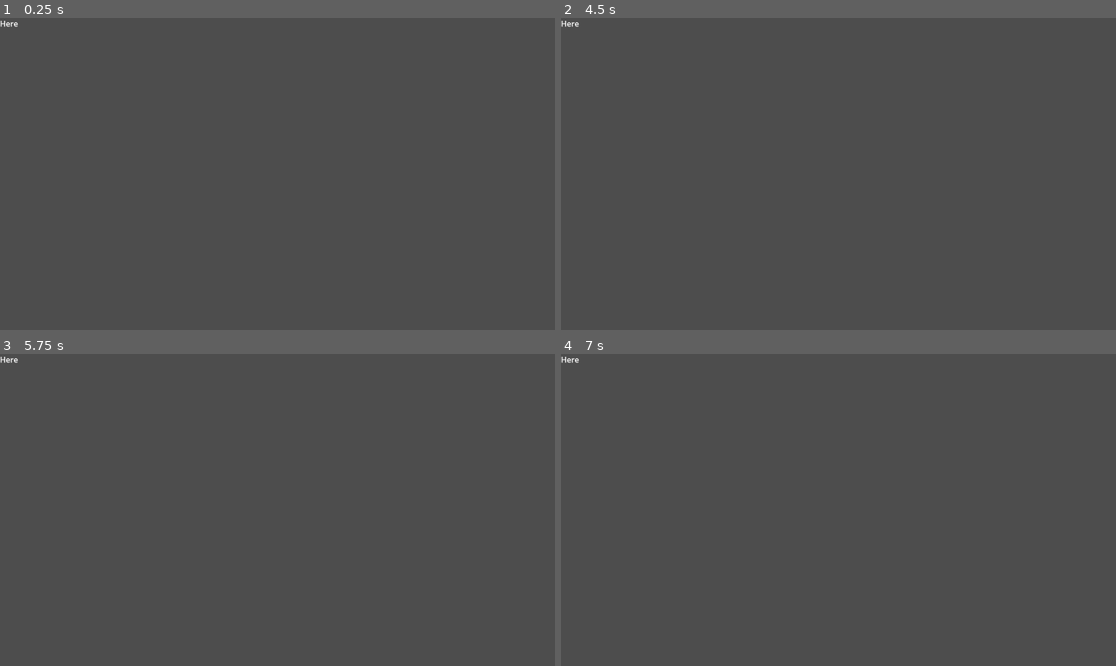
Above: before the commit, frames 1-4 (two rows, left to right).
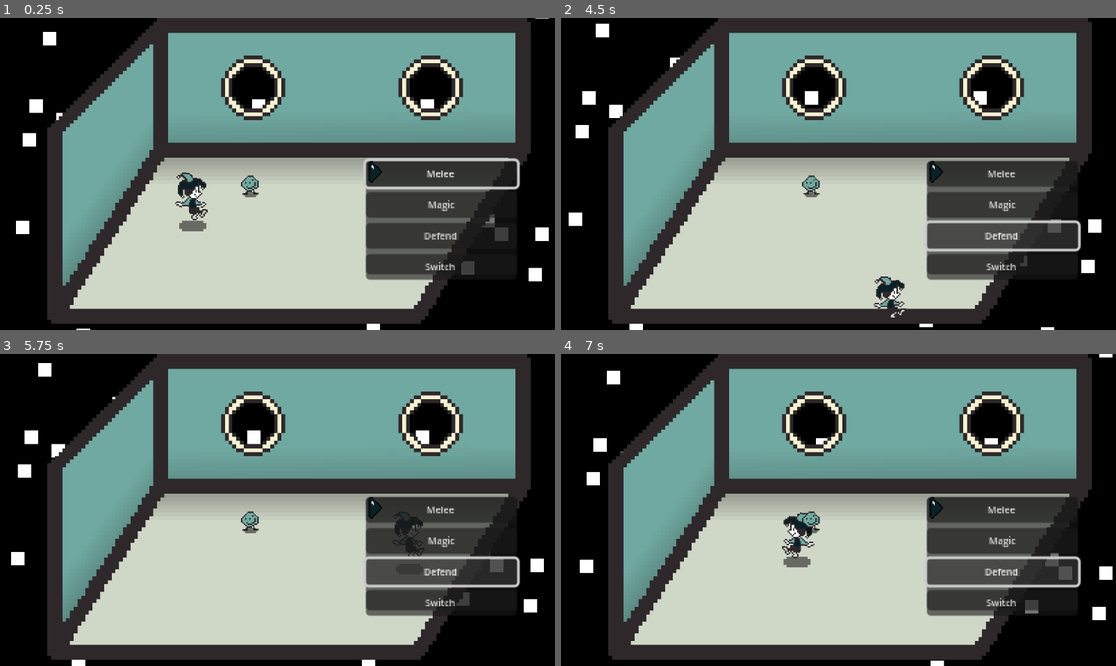
Above: after the commit, the same moments.

Repository: eddiecasti280/rpgGame
Game: Godot game, scene res://main_2d.tscn
The game is run twice, just before and just after one commit, with the same random seed, the same clock (stepped at 60 frames per second) and the same inputs. Before the commit the project starts from res://node_2d.tscn.
Inputs (mouse positions are in pixels of both pictures, inside the frame that each line leads up to):
- Up to frame 1 (0.25 s): no input
- Up to frame 2 (4.5 s): click (1005, 174) at 0.5 s, where only the run after the commit has a clickable "Melee"; click (1005, 205) at 1.25 s, where only the run after the commit has a clickable "Magic"; click (1005, 236) at 2 s, where only the run after the commit has a clickable "Defend"; hold D (move_right, bound only after the commit) 2.78-3.53 s; hold S (move_down, bound only after the commit) 3.53-4.28 s; hold D (move_right, bound only after the commit) from 4.28 s (still down)
- Up to frame 3 (5.75 s): release D (move_right, bound only after the commit) at 5.03 s; hold W (move_up, bound only after the commit) from 5.03 s (still down)
- Up to frame 4 (7 s): release W (move_up, bound only after the commit) at 5.78 s; hold A (move_left, bound only after the commit) from 5.78 s (still down)

The runs differ from the first frame. In frame 1, 94% of the frame differs, in the area x 0-100%, y 0-100%; in frame 2, 95%; in frame 3, 95%; in frame 4, 95%.

Commit message:
Initial game state

Diff:
--- /dev/null
+++ b/Button.gd
@@ -0,0 +1,14 @@
+extends Button
+@onready var animated_sprite_2d = $"../../AnimatedSprite2D"
+@onready var button = $"."
+
+
+# Called when the node enters the scene tree for the first time.
+func _ready():
+	grab_focus()
+
+
+
+# Called every frame. 'delta' is the elapsed time since the previous frame.
+func _process(delta):
+	pass
--- /dev/null
+++ b/CharacterBody2D.gd
@@ -0,0 +1,36 @@
+extends CharacterBody2D
+@onready var jester = $jester
+
+const SPEED = 300.0
+const JUMP_VELOCITY = -400.0
+
+# delta in ms
+func _physics_process(delta):
+
+	# Get the input direction and handle the movement/deceleration.
+	# As good practice, you should replace UI actions with custom gameplay actions.
+
+	var direction = Input.get_vector("move_left", "move_right", "move_up", "move_down")
+
+	# if direction input provided
+	if direction:
+		velocity = direction * SPEED
+	else:
+		# velocity.x and velocity.y are both scalars
+		velocity.x = move_toward(velocity.x, 0, SPEED)
+		velocity.y = move_toward(velocity.y, 0, SPEED)
+
+	# changes global position relative to given info.
+	move_and_slide()
+
+	if Input.is_action_just_pressed("move_left"):
+		jester.flip_h = true
+	if Input.is_action_just_pressed("move_right"):\
+		jester.flip_h = false
+
+
+func _on_interact_area_body_entered(body):
+	body.get_parent().display_message()
+
+func _on_interact_area_body_exited(body):
+	body.get_parent().hide_message()
--- /dev/null
+++ b/Entity/minion.tscn
@@ -0,0 +1,20 @@
+[gd_scene load_steps=6 format=3 uid="uid://bgoqfch7fexlt"]
+
+[ext_resource type="Texture2D" uid="uid://55d3tjfxyg6o" path="res://src/magick_ball.png" id="1_bl3h3"]
+[ext_resource type="Shader" path="res://minion.gdshader" id="1_bsr0q"]
+[ext_resource type="Texture2D" uid="uid://cja60ssombmhe" path="res://src/shadow.png" id="3_ocx6o"]
+[ext_resource type="Script" path="res://Entity/minion_shadow.gd" id="4_l13dj"]
+
+[sub_resource type="ShaderMaterial" id="ShaderMaterial_i47sq"]
+shader = ExtResource("1_bsr0q")
+
+[node name="Minion" type="Node2D"]
+
+[node name="minion" type="Sprite2D" parent="."]
+material = SubResource("ShaderMaterial_i47sq")
+texture = ExtResource("1_bl3h3")
+
+[node name="minion_shadow" type="Sprite2D" parent="."]
+position = Vector2(0, 8)
+texture = ExtResource("3_ocx6o")
+script = ExtResource("4_l13dj")
--- /dev/null
+++ b/Entity/minion_shadow.gd
@@ -0,0 +1,10 @@
+extends Sprite2D
+
+# Called when the node enters the scene tree for the first time.
+func _ready():
+	modulate.a = 0.5
+
+
+# Called every frame. 'delta' is the elapsed time since the previous frame.
+func _process(delta):
+	pass
--- /dev/null
+++ b/VBoxContainer.gd
@@ -0,0 +1,11 @@
+extends VBoxContainer
+
+
+# Called when the node enters the scene tree for the first time.
+func _ready():
+	pass
+
+
+# Called every frame. 'delta' is the elapsed time since the previous frame.
+func _process(delta):
+	pass
--- /dev/null
+++ b/block.gd
@@ -0,0 +1,26 @@
+extends Node2D
+@onready var label = $Label
+@onready var progress_bar = $ProgressBar
+@onready var hurt = $ProgressBar/hurt
+
+# Called when the node enters the scene tree for the first time.
+func _ready():
+	pass # Replace with function body.
+
+
+# Called every frame. 'delta' is the elapsed time since the previous frame.
+func _process(delta):
+	if progress_bar.value == 100:
+		progress_bar.hide()
+	else:
+		progress_bar.show()
+
+func display_message():
+	label.show()
+
+func hide_message():
+	label.hide()
+
+func get_hurt():
+	progress_bar.value -= 10
+	hurt.play()
--- /dev/null
+++ b/block.tscn
@@ -0,0 +1,41 @@
+[gd_scene load_steps=5 format=3 uid="uid://crlgqoun6d4hb"]
+
+[ext_resource type="Script" path="res://block.gd" id="1_2ulj5"]
+[ext_resource type="Texture2D" uid="uid://c47w48ulae22p" path="res://src/block.png" id="1_xnrbk"]
+[ext_resource type="AudioStream" uid="uid://dvboyyb0kbrhy" path="res://src/OOF.mp3" id="3_xsm81"]
+
+[sub_resource type="RectangleShape2D" id="RectangleShape2D_rxe4h"]
+
+[node name="Node2D" type="Node2D"]
+scale = Vector2(10, 10)
+script = ExtResource("1_2ulj5")
+
+[node name="Sprite2D" type="Sprite2D" parent="."]
+texture = ExtResource("1_xnrbk")
+
+[node name="StaticBody2D" type="StaticBody2D" parent="."]
+collision_layer = 7
+collision_mask = 7
+
+[node name="CollisionShape2D" type="CollisionShape2D" parent="StaticBody2D"]
+scale = Vector2(0.78, 0.78)
+shape = SubResource("RectangleShape2D_rxe4h")
+
+[node name="Label" type="Label" parent="."]
+visible = false
+offset_right = 40.0
+offset_bottom = 23.0
+text = "hey"
+
+[node name="ProgressBar" type="ProgressBar" parent="."]
+offset_left = 9.9
+offset_top = -14.2
+offset_right = 13.9
+offset_bottom = 12.8
+scale = Vector2(0.245, 0.245)
+value = 100.0
+rounded = true
+fill_mode = 1
+
+[node name="hurt" type="AudioStreamPlayer" parent="ProgressBar"]
+stream = ExtResource("3_xsm81")
--- /dev/null
+++ b/character_body_2d.gdshader
@@ -0,0 +1,15 @@
+shader_type canvas_item;
+uniform sampler2D SCREEN_TEXTURE : hint_screen_texture, filter_linear_mipmap;
+//uniform sampler2D distortionTexture;
+
+void fragment() {
+	vec4 pixelColor = texture(TEXTURE, UV);
+	//COLOR = screenColor;
+	//COLOR = pixelColor;
+	//COLOR.rgb = COLOR.gbr;
+	//COLOR = screenColor;
+}
+
+void vertex() {
+	VERTEX.y += sin(TIME + VERTEX.y + VERTEX.x) * 5.0;
+}
--- /dev/null
+++ b/character_body_2d.tscn
@@ -0,0 +1,46 @@
+[gd_scene load_steps=9 format=3 uid="uid://cgvpxqbnx0fqy"]
+
+[ext_resource type="Script" path="res://CharacterBody2D.gd" id="1_r2aj1"]
+[ext_resource type="Texture2D" uid="uid://cja60ssombmhe" path="res://src/shadow.png" id="2_crkk5"]
+[ext_resource type="Texture2D" uid="uid://dt8uu6810rg4k" path="res://src/resized_jester.png" id="2_t4yam"]
+[ext_resource type="Shader" path="res://character_body_2d.gdshader" id="3_ayhia"]
+[ext_resource type="Script" path="res://shadow.gd" id="3_vdam5"]
+
+[sub_resource type="ShaderMaterial" id="ShaderMaterial_cow1w"]
+resource_local_to_scene = true
+shader = ExtResource("3_ayhia")
+
+[sub_resource type="CapsuleShape2D" id="CapsuleShape2D_d4ou1"]
+
+[sub_resource type="CircleShape2D" id="CircleShape2D_63hyx"]
+
+[node name="CharacterBody2D" type="CharacterBody2D"]
+scale = Vector2(7, 7)
+script = ExtResource("1_r2aj1")
+
+[node name="shadow" type="Sprite2D" parent="."]
+position = Vector2(0, 22.8571)
+scale = Vector2(2, 2)
+texture = ExtResource("2_crkk5")
+script = ExtResource("3_vdam5")
+
+[node name="jester" type="Sprite2D" parent="."]
+material = SubResource("ShaderMaterial_cow1w")
+texture = ExtResource("2_t4yam")
+metadata/_edit_group_ = true
+
+[node name="CollisionShape2D" type="CollisionShape2D" parent="."]
+visible = false
+scale = Vector2(0.7, 0.7)
+shape = SubResource("CapsuleShape2D_d4ou1")
+
+[node name="interact_area" type="Area2D" parent="."]
+collision_layer = 2
+collision_mask = 2
+
+[node name="interact_collision_shape" type="CollisionShape2D" parent="interact_area"]
+visible = false
+shape = SubResource("CircleShape2D_63hyx")
+
+[connection signal="body_entered" from="interact_area" to="." method="_on_interact_area_body_entered"]
+[connection signal="body_exited" from="interact_area" to="." method="_on_interact_area_body_exited"]
--- /dev/null
+++ b/main_2d.tscn
@@ -0,0 +1,41 @@
+[gd_scene load_steps=8 format=3 uid="uid://csxurygucgexi"]
+
+[ext_resource type="PackedScene" uid="uid://6v7t0h5a0e2r" path="res://space.tscn" id="1_6ydgj"]
+[ext_resource type="PackedScene" uid="uid://cgvpxqbnx0fqy" path="res://character_body_2d.tscn" id="1_svuwa"]
+[ext_resource type="Texture2D" uid="uid://rlk2xmloa80g" path="res://src/training_room.png" id="1_y85ek"]
+[ext_resource type="PackedScene" uid="uid://bgoqfch7fexlt" path="res://Entity/minion.tscn" id="3_ldqrf"]
+[ext_resource type="PackedScene" uid="uid://dnbtut5dejsun" path="res://stage.tscn" id="4_j6pdy"]
+[ext_resource type="PackedScene" uid="uid://fwnh425bsiye" path="res://ui.tscn" id="6_voqx0"]
+
+[sub_resource type="PlaceholderTexture2D" id="PlaceholderTexture2D_dcy6p"]
+
+[node name="Node2D" type="Node2D"]
+position = Vector2(600, 384)
+scale = Vector2(2.8, 2.8)
+
+[node name="Node2D2" parent="." instance=ExtResource("1_6ydgj")]
+position = Vector2(-8.57142, -62.8571)
+scale = Vector2(5, 5)
+
+[node name="Node2D" parent="." instance=ExtResource("4_j6pdy")]
+
+[node name="Sprite2D" type="Sprite2D" parent="."]
+scale = Vector2(2.8, 2.8)
+texture = ExtResource("1_y85ek")
+
+[node name="CharacterBody2D" parent="." instance=ExtResource("1_svuwa")]
+position = Vector2(-71.4285, -5.71429)
+scale = Vector2(1, 1)
+
+[node name="Minion" parent="." instance=ExtResource("3_ldqrf")]
+position = Vector2(-28.5714, -14.2857)
+
+[node name="PointLight2D" type="PointLight2D" parent="."]
+visible = false
+texture = SubResource("PlaceholderTexture2D_dcy6p")
+
+[node name="Control" parent="." instance=ExtResource("6_voqx0")]
+offset_left = 57.1428
+offset_top = -31.4286
+offset_right = 57.1428
+offset_bottom = -31.4286
--- /dev/null
+++ b/minion.gdshader
@@ -0,0 +1,14 @@
+shader_type canvas_item;
+
+void vertex() {
+	VERTEX.y += cos(TIME + VERTEX.y + VERTEX.x) * .2;
+}
+
+void fragment() {
+	// Called for every pixel the material is visible on.
+}
+
+//void light() {
+	// Called for every pixel for every light affecting the CanvasItem.
+	// Uncomment to replace the default light processing function with this one.
+//}
--- a/node_2d.tscn
+++ /dev/null
@@ -1,8 +0,0 @@
-[gd_scene format=3 uid="uid://csxurygucgexi"]
-
-[node name="Node2D" type="Node2D"]
-
-[node name="Label" type="Label" parent="."]
-offset_right = 40.0
-offset_bottom = 23.0
-text = "Here"
--- a/project.godot
+++ b/project.godot
@@ -11,6 +11,56 @@
 [application]
 
 config/name="rpgProj"
-run/main_scene="res://node_2d.tscn"
+run/main_scene="res://main_2d.tscn"
 config/features=PackedStringArray("4.2", "Forward Plus")
 config/icon="res://icon.svg"
+
+[importer_defaults]
+
+font_data_dynamic={
+"antialiasing": 0,
+"compress": false,
+"generate_mipmaps": true,
+"oversampling": 2.0
+}
+font_data_bmfont={
+"compress": false
+}
+
+[input]
+
+move_left={
+"deadzone": 0.5,
+"events": [Object(InputEventKey,"resource_local_to_scene":false,"resource_name":"","device":-1,"window_id":0,"alt_pressed":false,"shift_pressed":false,"ctrl_pressed":false,"meta_pressed":false,"pressed":false,"keycode":0,"physical_keycode":65,"key_label":0,"unicode":97,"echo":false,"script":null)
+]
+}
+move_up={
+"deadzone": 0.5,
+"events": [Object(InputEventKey,"resource_local_to_scene":false,"resource_name":"","device":-1,"window_id":0,"alt_pressed":false,"shift_pressed":false,"ctrl_pressed":false,"meta_pressed":false,"pressed":false,"keycode":0,"physical_keycode":87,"key_label":0,"unicode":119,"echo":false,"script":null)
+]
+}
+move_down={
+"deadzone": 0.5,
+"events": [Object(InputEventKey,"resource_local_to_scene":false,"resource_name":"","device":-1,"window_id":0,"alt_pressed":false,"shift_pressed":false,"ctrl_pressed":false,"meta_pressed":false,"pressed":false,"keycode":0,"physical_keycode":83,"key_label":0,"unicode":115,"echo":false,"script":null)
+]
+}
+move_right={
+"deadzone": 0.5,
+"events": [Object(InputEventKey,"resource_local_to_scene":false,"resource_name":"","device":-1,"window_id":0,"alt_pressed":false,"shift_pressed":false,"ctrl_pressed":false,"meta_pressed":false,"pressed":false,"keycode":0,"physical_keycode":68,"key_label":0,"unicode":100,"echo":false,"script":null)
+]
+}
+attack={
+"deadzone": 0.5,
+"events": [Object(InputEventMouseButton,"resource_local_to_scene":false,"resource_name":"","device":-1,"window_id":0,"alt_pressed":false,"shift_pressed":false,"ctrl_pressed":false,"meta_pressed":false,"button_mask":1,"position":Vector2(141, 10),"global_position":Vector2(145, 51),"factor":1.0,"button_index":1,"canceled":false,"pressed":true,"double_click":false,"script":null)
+]
+}
+
+[layer_names]
+
+2d_physics/layer_1="collisions"
+2d_physics/layer_2="interactions"
+2d_physics/layer_3="hit_hurt_boxes"
+
+[rendering]
+
+textures/canvas_textures/default_texture_filter=0
--- /dev/null
+++ b/shadow.gd
@@ -0,0 +1,10 @@
+extends Sprite2D
+
+# Called when the node enters the scene tree for the first time.
+func _ready():
+	modulate.a = 0.5
+
+
+# Called every frame. 'delta' is the elapsed time since the previous frame.
+func _process(delta):
+	pass
--- /dev/null
+++ b/space.gdshader
@@ -0,0 +1,14 @@
+shader_type canvas_item;
+
+void vertex() {
+	VERTEX += sin(TIME) * vec2(1, 1);
+}
+
+void fragment() {
+	// Called for every pixel the material is visible on.
+}
+
+//void light() {
+	// Called for every pixel for every light affecting the CanvasItem.
+	// Uncomment to replace the default light processing function with this one.
+//}
--- /dev/null
+++ b/space.tscn
@@ -0,0 +1,13 @@
+[gd_scene load_steps=4 format=3 uid="uid://6v7t0h5a0e2r"]
+
+[ext_resource type="Shader" path="res://space.gdshader" id="1_26u6q"]
+[ext_resource type="Texture2D" uid="uid://1vsg6uvx1ngq" path="res://src/space.png" id="1_hfcdt"]
+
+[sub_resource type="ShaderMaterial" id="ShaderMaterial_xxllf"]
+shader = ExtResource("1_26u6q")
+
+[node name="Node2D" type="Node2D"]
+
+[node name="Sprite2D" type="Sprite2D" parent="."]
+material = SubResource("ShaderMaterial_xxllf")
+texture = ExtResource("1_hfcdt")
--- /dev/null
+++ b/stage.gdshader
@@ -0,0 +1,14 @@
+shader_type canvas_item;
+uniform sampler2D SCREEN_TEXTURE : hint_screen_texture, filter_linear_mipmap;
+uniform sampler2D distortionTexture;
+
+void fragment() {
+	//vec2 distortedUV = SCREEN_UV + texture(distortionTexture, UV).r * 0.05;
+	//vec4 screenColor = texture(SCREEN_TEXTURE, distortedUV);
+	//COLOR = screenColor;
+
+	//vec4 pixelColor = texture(SCREEN_TEXTURE, distortedUV);
+	//COLOR = pixelColor;
+	//COLOR.rgb = COLOR.gbr;
+	//COLOR = screenColor;
+}
--- /dev/null
+++ b/stage.tscn
@@ -0,0 +1,21 @@
+[gd_scene load_steps=6 format=3 uid="uid://dnbtut5dejsun"]
+
+[ext_resource type="Shader" path="res://stage.gdshader" id="1_hc0sq"]
+[ext_resource type="Texture2D" uid="uid://rlk2xmloa80g" path="res://src/training_room.png" id="1_kh6l0"]
+
+[sub_resource type="FastNoiseLite" id="FastNoiseLite_olc4o"]
+
+[sub_resource type="NoiseTexture2D" id="NoiseTexture2D_noyf1"]
+noise = SubResource("FastNoiseLite_olc4o")
+
+[sub_resource type="ShaderMaterial" id="ShaderMaterial_tweab"]
+resource_local_to_scene = true
+shader = ExtResource("1_hc0sq")
+shader_parameter/distortionTexture = SubResource("NoiseTexture2D_noyf1")
+
+[node name="Node2D" type="Node2D"]
+
+[node name="Sprite2D" type="Sprite2D" parent="."]
+material = SubResource("ShaderMaterial_tweab")
+scale = Vector2(2.8, 2.8)
+texture = ExtResource("1_kh6l0")
--- /dev/null
+++ b/ui.gd
@@ -0,0 +1,12 @@
+extends Control
+@onready var control = $"."
+@onready var animated_sprite_2d = $AnimatedSprite2D
+
+
+# Called when the node enters the scene tree for the first time.
+func _ready():
+	animated_sprite_2d.play("default")
+
+# Called every frame. 'delta' is the elapsed time since the previous frame.
+func _process(delta):
+	pass
--- /dev/null
+++ b/ui.tscn
@@ -0,0 +1,86 @@
+[gd_scene load_steps=10 format=3 uid="uid://fwnh425bsiye"]
+
+[ext_resource type="Texture2D" uid="uid://c2wdgs84uciam" path="res://src/selector.png" id="1_4ljo3"]
+[ext_resource type="Script" path="res://ui.gd" id="1_k507l"]
+[ext_resource type="Script" path="res://Button.gd" id="3_k0snm"]
+
+[sub_resource type="SystemFont" id="SystemFont_batxv"]
+
+[sub_resource type="Theme" id="Theme_7en6y"]
+default_font = SubResource("SystemFont_batxv")
+default_font_size = 7
+
+[sub_resource type="AtlasTexture" id="AtlasTexture_kmwjx"]
+atlas = ExtResource("1_4ljo3")
+region = Rect2(0, 0, 16, 16)
+
+[sub_resource type="AtlasTexture" id="AtlasTexture_itykm"]
+atlas = ExtResource("1_4ljo3")
+region = Rect2(16, 0, 16, 16)
+
+[sub_resource type="AtlasTexture" id="AtlasTexture_0qf0u"]
+atlas = ExtResource("1_4ljo3")
+region = Rect2(32, 0, 16, 16)
+
+[sub_resource type="SpriteFrames" id="SpriteFrames_dbf2t"]
+animations = [{
+"frames": [{
+"duration": 1.0,
+"texture": SubResource("AtlasTexture_kmwjx")
+}, {
+"duration": 1.0,
+"texture": SubResource("AtlasTexture_itykm")
+}, {
+"duration": 1.0,
+"texture": SubResource("AtlasTexture_0qf0u")
+}],
+"loop": true,
+"name": &"default",
+"speed": 5.0
+}]
+
+[node name="Control" type="Control"]
+layout_mode = 3
+anchors_preset = 15
+anchor_right = 1.0
+anchor_bottom = 1.0
+offset_left = 8.0
+offset_right = 8.0
+grow_horizontal = 2
+grow_vertical = 2
+theme = SubResource("Theme_7en6y")
+script = ExtResource("1_k507l")
+
+[node name="Panel" type="Panel" parent="."]
+layout_mode = 0
+offset_right = 112.0
+offset_bottom = 84.0
+
+[node name="VBoxContainer" type="VBoxContainer" parent="."]
+layout_mode = 0
+offset_right = 112.0
+offset_bottom = 48.0
+tooltip_text = "here"
+alignment = 1
+
+[node name="Button" type="Button" parent="VBoxContainer"]
+layout_mode = 2
+text = "Melee"
+script = ExtResource("3_k0snm")
+
+[node name="Button2" type="Button" parent="VBoxContainer"]
+layout_mode = 2
+text = "Magic"
+
+[node name="Button3" type="Button" parent="VBoxContainer"]
+layout_mode = 2
+text = "Defend"
+
+[node name="Button4" type="Button" parent="VBoxContainer"]
+layout_mode = 2
+text = "Switch"
+
+[node name="AnimatedSprite2D" type="AnimatedSprite2D" parent="."]
+position = Vector2(8, 8)
+sprite_frames = SubResource("SpriteFrames_dbf2t")
+frame_progress = 0.885332
Not shown, added: src/OOF.mp3.import
Binary file added: src/Sprite-0002.aseprite
Binary file added: src/Sprite-0003.aseprite
Binary file added: src/Sprite-0004.aseprite
Binary file added: src/VT323-Regular.ttf
Not shown, added: src/VT323-Regular.ttf.import
Binary file added: src/block.png
Not shown, added: src/block.png.import
Binary file added: src/blues2.aseprite
Binary file added: src/cat.aseprite
Binary file added: src/duck.aseprite
Binary file added: src/duck.png
(and 48 more such lines)
